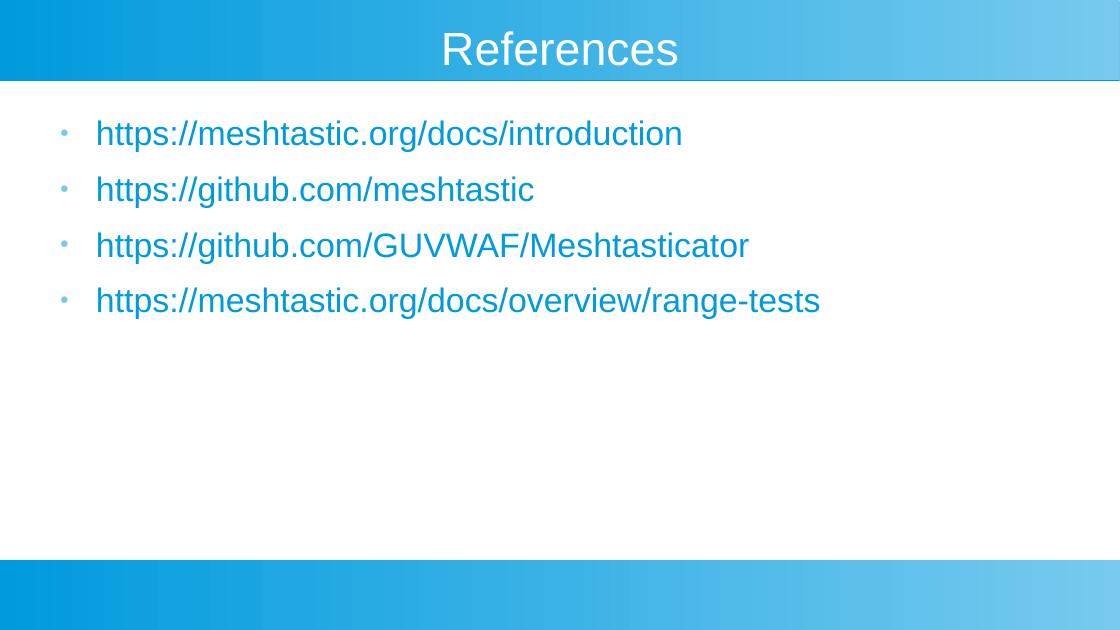
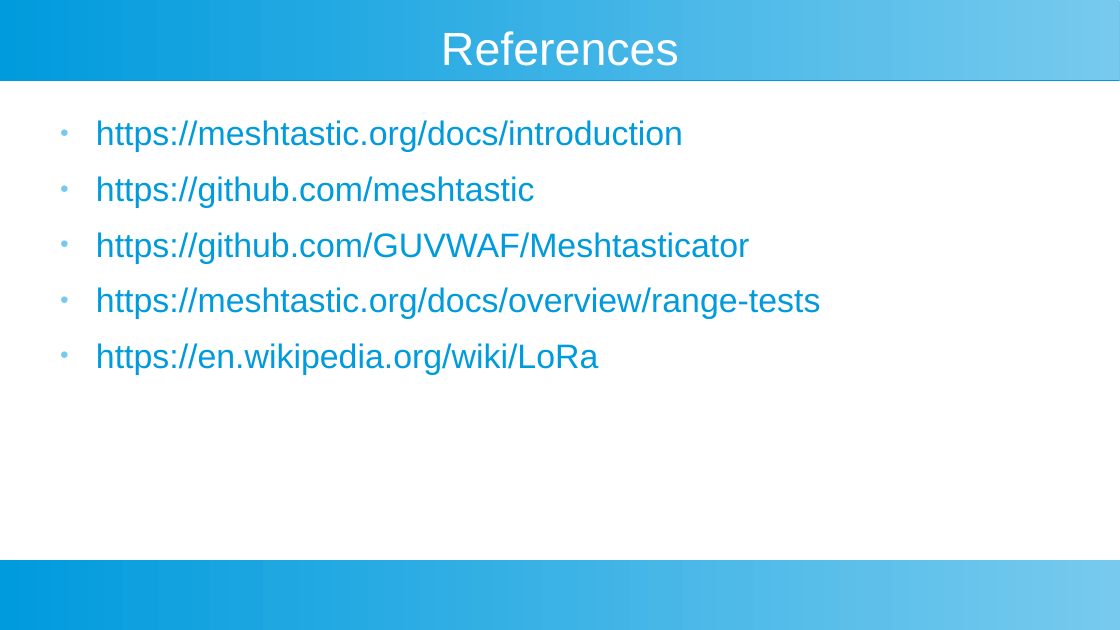
Before and after one commit to slapplebags/meshtastic-presentation, a slide deck: slide 15 of meshtestic presentation.odp (slide 11 before the commit). Drawn at 1120x630 pixels with LibreOffice and Linux fonts; fonts in the diff are those of the drawing. Boxes give left, top, right and bottom in pixels: in the first picture for what was removed or moved away, otherwise in the second. Text is boxed around its words. In the diff, an @@ line names an element or a change of style, - is before the commit and + after.

```diff
--- a/meshtestic presentation.odp
+++ b/meshtestic presentation.odp
@@ text at box(96, 343, 598, 375): paragraph added @@
+● https://en.wikipedia.org/wiki/LoRa
```
Also in this commit, not shown: 4 other slides changed, 5 slides added, 1 slide removed.
